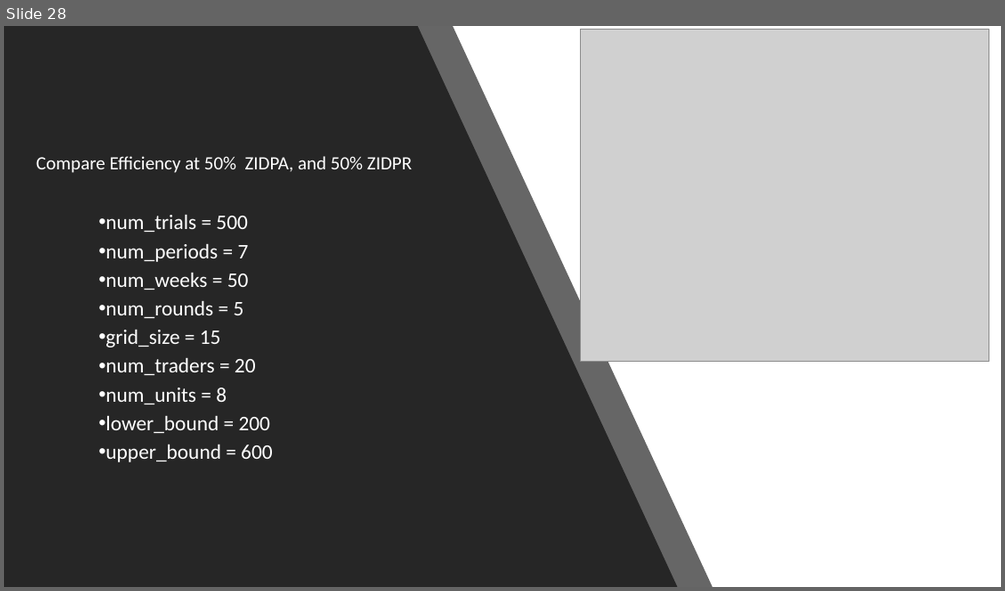
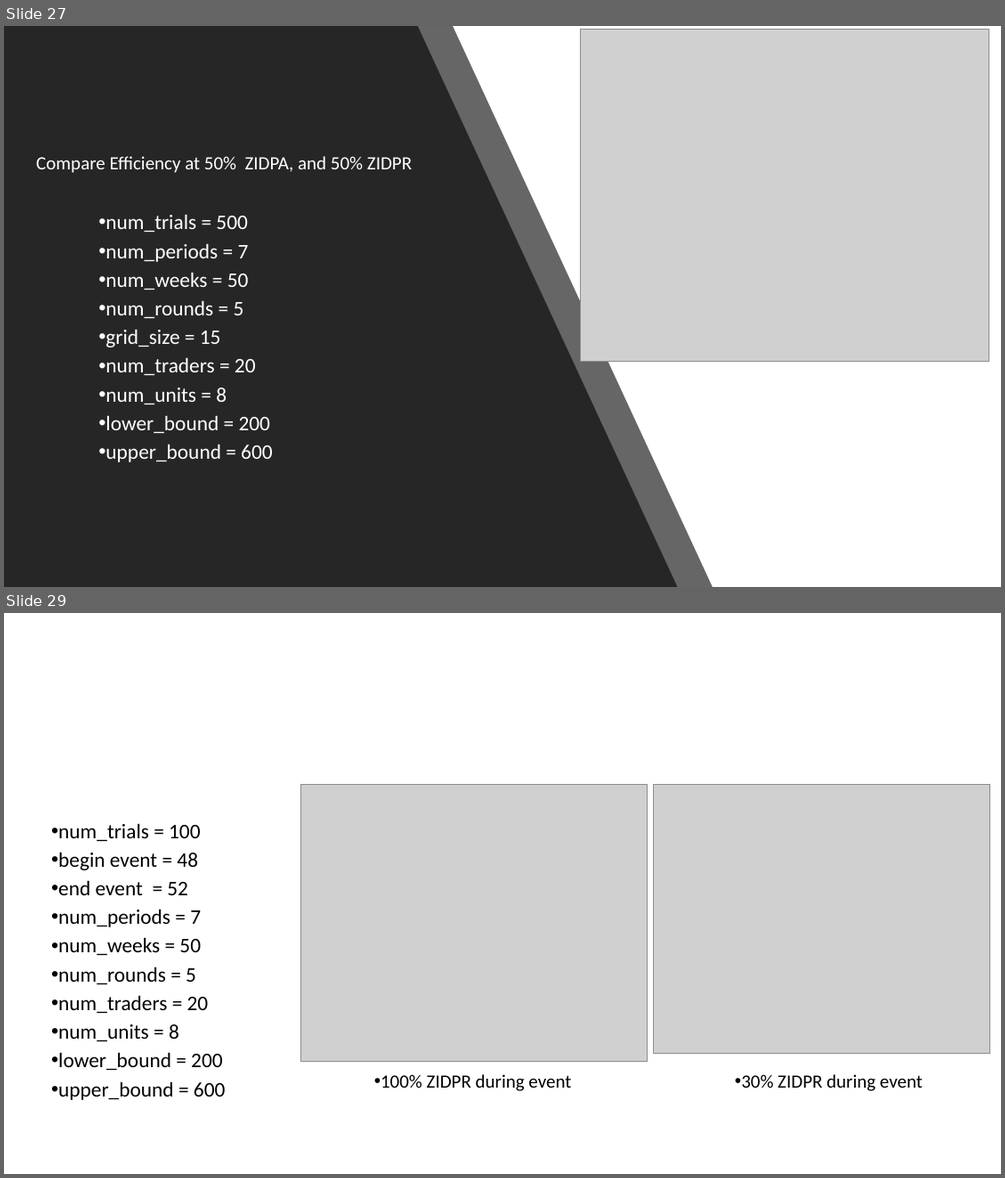
Before and after one commit to Kmccabe/dm_markets, a slide deck: talks/ZI Conference Talk V2.pptx. Shown one above the other, each under a label of ours: slide 28 before the commit, slides 27 and 29 after it; the slides between them are not shown. The pictures are 1005x591 and 1005x1178 pixels, drawn with LibreOffice and Linux fonts; fonts in the diff are those of the drawing; grey boxes stand for pictures. Boxes give left, top, right and bottom in pixels: in the first picture for what was removed or moved away, otherwise in the second. Text is boxed around its words. In the diff, an @@ line names an element or a change of style, - is before the commit and + after.

```diff
--- a/talks/ZI Conference Talk V2.pptx
+++ b/talks/ZI Conference Talk V2.pptx
@@ slide 29 added at [4,613,1001,1174], background #FFFFFF @@
@@ picture added at [301,784,647,1062] @@
@@ picture added at [653,784,989,1054] @@
@@ text added at [58,823,225,1100], 20 pt, text #000000 @@
+• num_trials = 100
+• begin event = 48
+• end event = 52
+• num_periods = 7
+• num_weeks = 50
+• num_rounds = 5
+• num_traders = 20
+• num_units = 8
+• lower_bound = 200
+• upper_bound = 600
@@ text added at [380,1074,571,1091], 18 pt, text #000000 @@
+• 100% ZIDPR during event
@@ text added at [741,1074,922,1091], 18 pt, text #000000 @@
+• 30% ZIDPR during event
@@ what was slide 28 is now slide 27 @@
```
Also in this commit, not shown: 2 slides changed, 1 other slide added, 8 other files.
